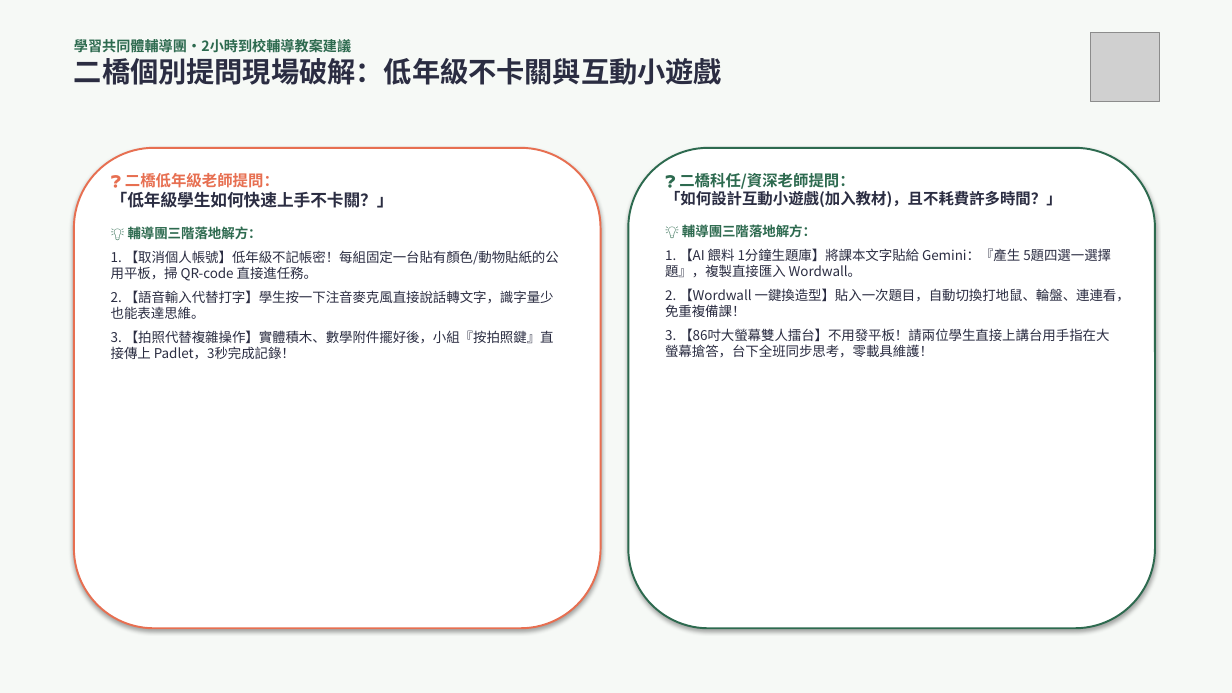
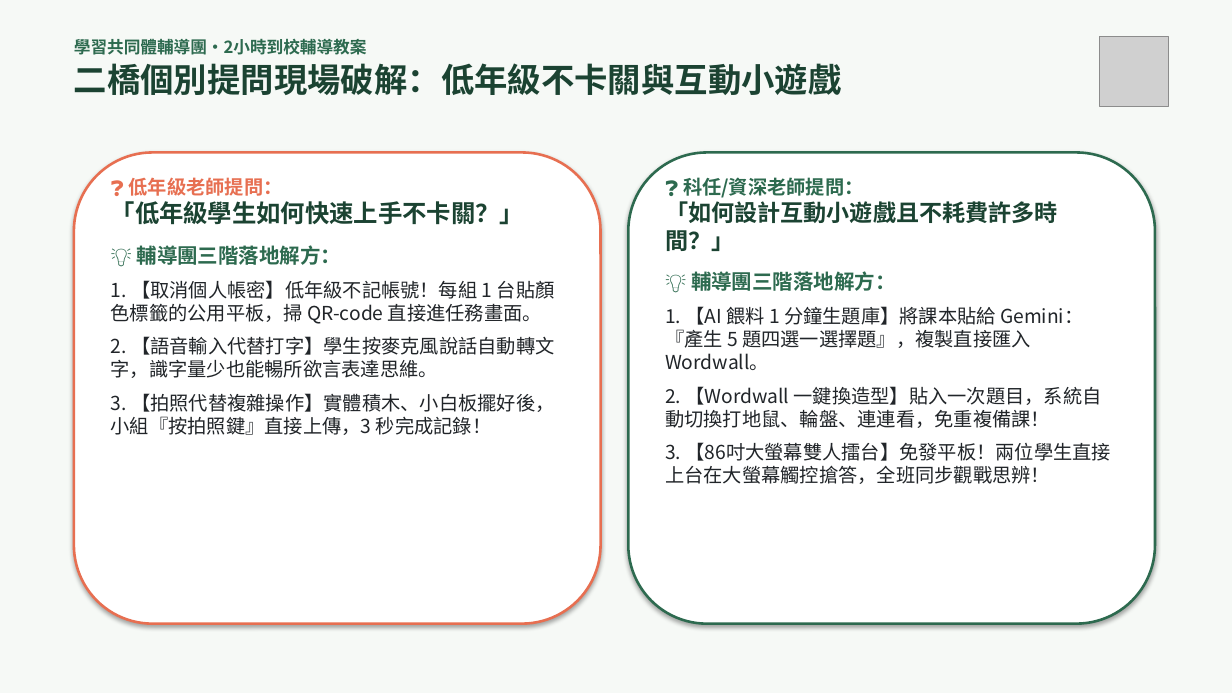
Before and after one commit to amiaoyeh-arch/115-digital-tools-survey, a slide deck: slide 9 of 新北市二橋國小_數位工具教與學_2小時到校輔導教案簡報.pptx. Drawn at 1232x693 pixels with LibreOffice and Linux fonts; fonts in the diff are those of the drawing; grey boxes stand for pictures. Boxes give left, top, right and bottom in pixels: in the first picture for what was removed or moved away, otherwise in the second. Text is boxed around its words. In the diff, an @@ line names an element or a change of style, - is before the commit and + after.

```diff
--- a/新北市二橋國小_數位工具教與學_2小時到校輔導教案簡報.pptx
+++ b/新北市二橋國小_數位工具教與學_2小時到校輔導教案簡報.pptx
@@ text at (74,39,367,55): text changed; size 11 to 13 pt @@
-學習共同體輔導團・2小時到校輔導教案建議
+學習共同體輔導團・2小時到校輔導教案
@@ picture: place and size @@
-picture at (1091,32,1160,102)
+picture at (1100,37,1169,106)
@@ text at (74,63,842,95): size 22 to 26 pt, text colour #2B2D42 to #1B4332 in "二橋個別提問現場破解：低年級不卡關與互動小遊戲" @@
@@ rounded rectangle: place and size @@
-rounded rectangle at (74,148,601,628)
+rounded rectangle at (74,152,601,624)
@@ rounded rectangle at (74,152,601,624): outline #E76F51 1.5 pt to #E76F51 2 pt @@
@@ text at (129,177,283,196): text changed; size 12 to 15 pt @@
-❓ 二橋低年級老師提問：
+❓ 低年級老師提問：
@@ rounded rectangle: place and size @@
-rounded rectangle at (628,148,1155,628)
+rounded rectangle at (628,152,1155,624)
@@ rounded rectangle at (628,152,1155,624): outline #2D6A4F 1.5 pt to #2D6A4F 2 pt @@
@@ text at (665,177,1058,251): text changed; size 12 to 18 pt; text colour #2B2D42 to #1B4332 @@
-❓ 二橋科任/資深老師提問：
-「如何設計互動小遊戲(加入教材)，且不耗費許多時間？」
+❓ 科任/資深老師提問：
+「如何設計互動小遊戲且不耗費許多時間？」
@@ text at (111,201,524,265): size 13 to 19 pt, text colour #2B2D42 to #1B4332 in "「低年級學生如何快速上手不卡關？」"; size 10.5 to 16 pt in "💡 輔導團三階落地解方："; more space between paragraphs @@
@@ text at (111,280,555,435): text changed; size 10.5 to 15 pt; text colour #2B2D42 to #212529 @@
-1. 【取消個人帳號】低年級不記帳密！每組固定一台貼有顏色/動物貼紙的公用平板，掃 QR-code 直接進任務。
-2. 【語音輸入代替打字】學生按一下注音麥克風直接說話轉文字，識字量少也能表達思維。
-3. 【拍照代替複雜操作】實體積木、數學附件擺好後，小組『按拍照鍵』直接傳上 Padlet，3秒完成記錄！
+1. 【取消個人帳密】低年級不記帳號！每組 1 台貼顏色標籤的公用平板，掃 QR-code 直接進任務畫面。
+2. 【語音輸入代替打字】學生按麥克風說話自動轉文字，識字量少也能暢所欲言表達思維。
+3. 【拍照代替複雜操作】實體積木、小白板擺好後，小組『按拍照鍵』直接上傳，3 秒完成記錄！
@@ text at (691,271,896,291): size 10.5 to 16 pt in "💡 輔導團三階落地解方："; more space between paragraphs @@
@@ text at (665,306,1111,484): text changed; size 10.5 to 15 pt; text colour #2B2D42 to #212529 @@
-1. 【AI 餵料 1分鐘生題庫】將課本文字貼給 Gemini：『產生 5題四選一選擇題』，複製直接匯入 Wordwall。
-2. 【Wordwall 一鍵換造型】貼入一次題目，自動切換打地鼠、輪盤、連連看，免重複備課！
-3. 【86吋大螢幕雙人擂台】不用發平板！請兩位學生直接上講台用手指在大螢幕搶答，台下全班同步思考，零載具維護！
+1. 【AI 餵料 1 分鐘生題庫】將課本貼給 Gemini：『產生 5 題四選一選擇題』，複製直接匯入 Wordwall。
+2. 【Wordwall 一鍵換造型】貼入一次題目，系統自動切換打地鼠、輪盤、連連看，免重複備課！
+3. 【86吋大螢幕雙人擂台】免發平板！兩位學生直接上台在大螢幕觸控搶答，全班同步觀戰思辨！
```
Also in this commit, not shown: 9 other slides changed, 2 other files.
